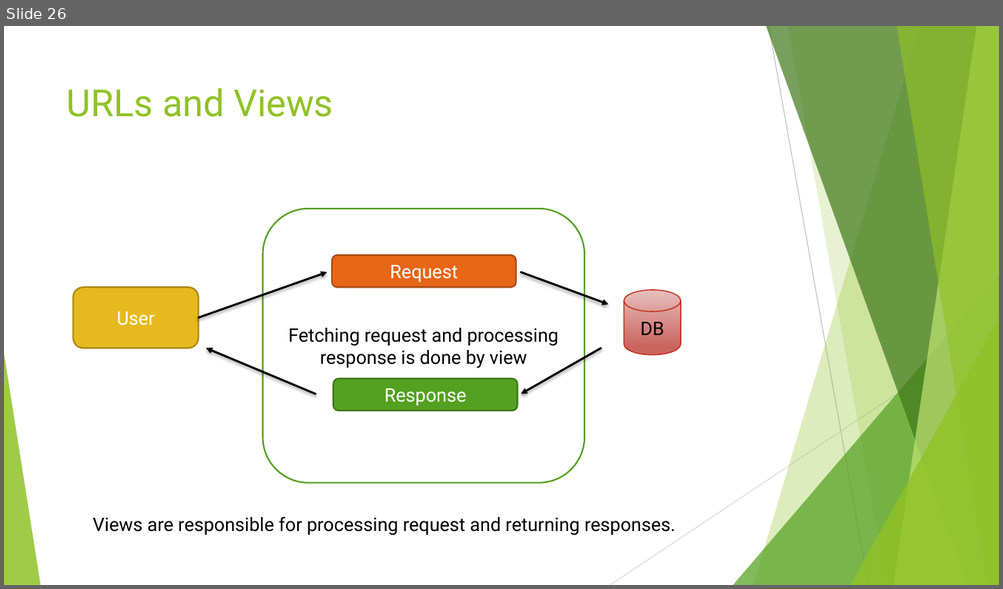
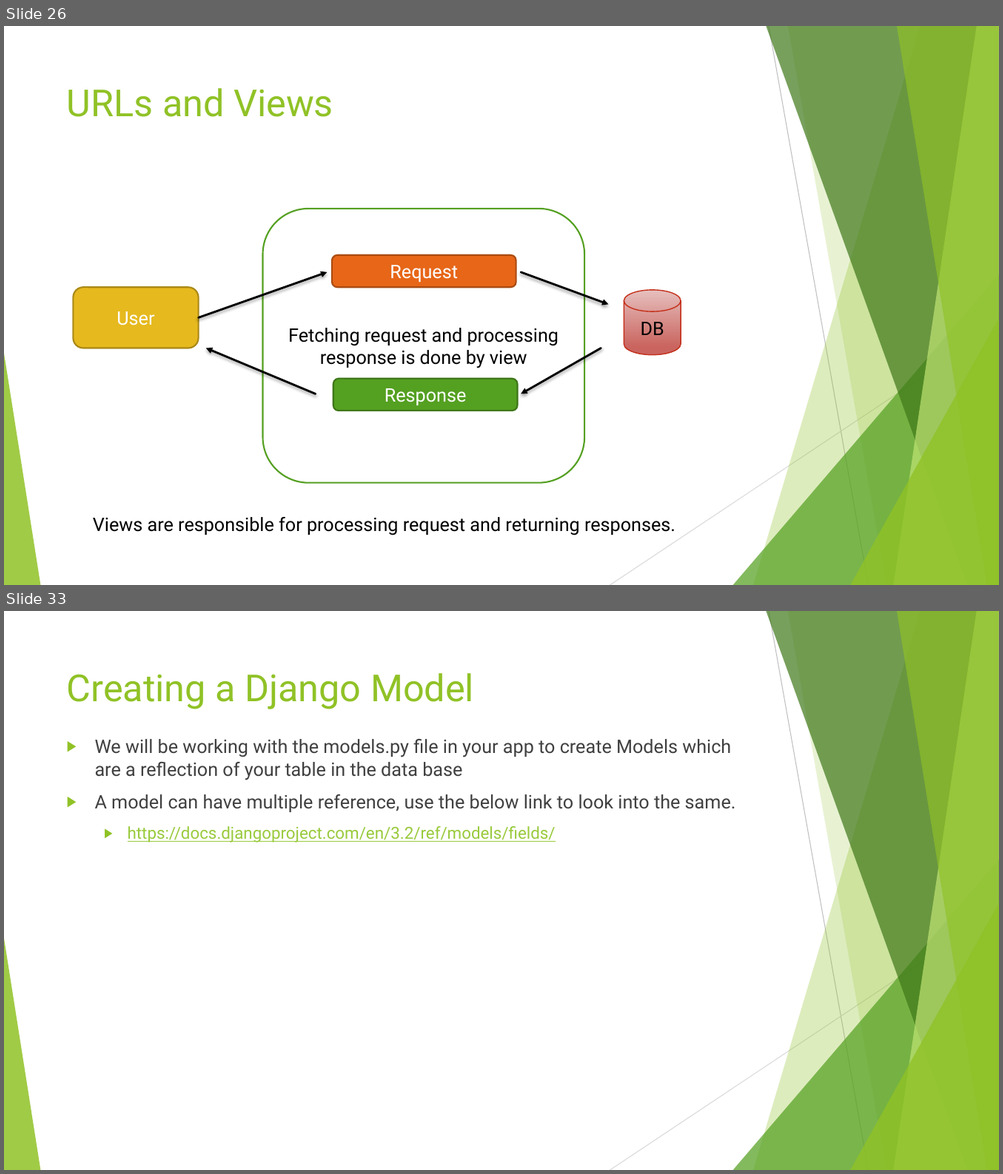
Before and after one commit to edyoda/PD-281220-Session-Code, a slide deck: Django EdYoda.pptx. Shown one above the other, each under a label of ours: slide 26 before the commit, slides 26 and 33 after it; the slides between them are not shown. The pictures are 1003x589 and 1003x1174 pixels, drawn with LibreOffice and Linux fonts; fonts in the diff are those of the drawing. Boxes give left, top, right and bottom in pixels: in the first picture for what was removed or moved away, otherwise in the second. Text is boxed around its words. In the diff, an @@ line names an element or a change of style, - is before the commit and + after.

```diff
--- a/Django EdYoda.pptx
+++ b/Django EdYoda.pptx
@@ slide 33 added at [4,611,999,1170], background #FFFFFF; not listed: 10 template elements that a slide beside it also shows @@
@@ title added at [67,673,474,709], 36 pt, text #90C226 @@
+Creating a Django Model
@@ text added at [95,739,736,843], 18 pt, text #404040 @@
+▶ We will be working with the models.py file in your app to create Models which are a reflection of your table in the data base
+▶ A model can have multiple reference, use the below link to look into the same.
+  ▶ https://docs.djangoproject.com/en/3.2/ref/models/fields/
```
Also in this commit, not shown: 45 other slides added, 15 other files.
